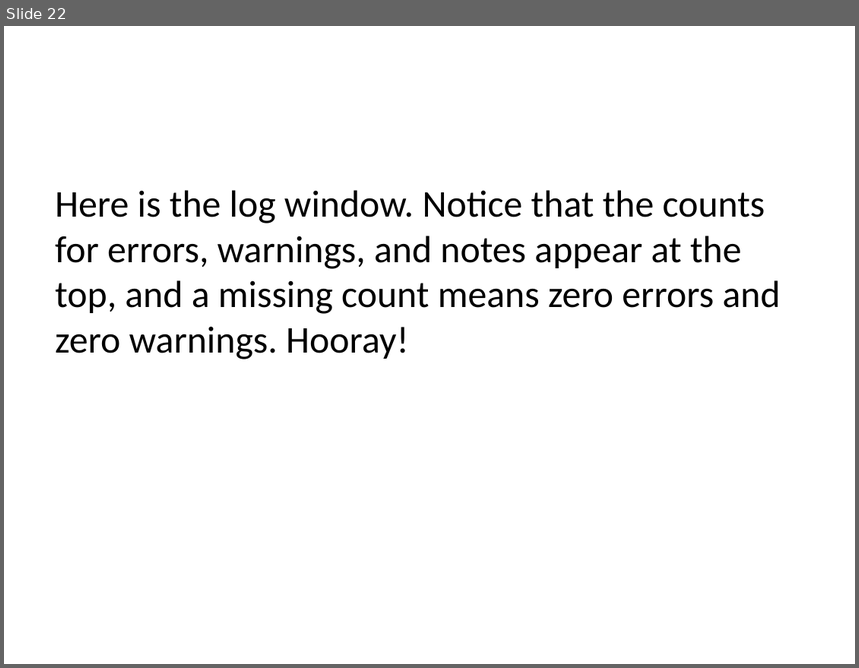
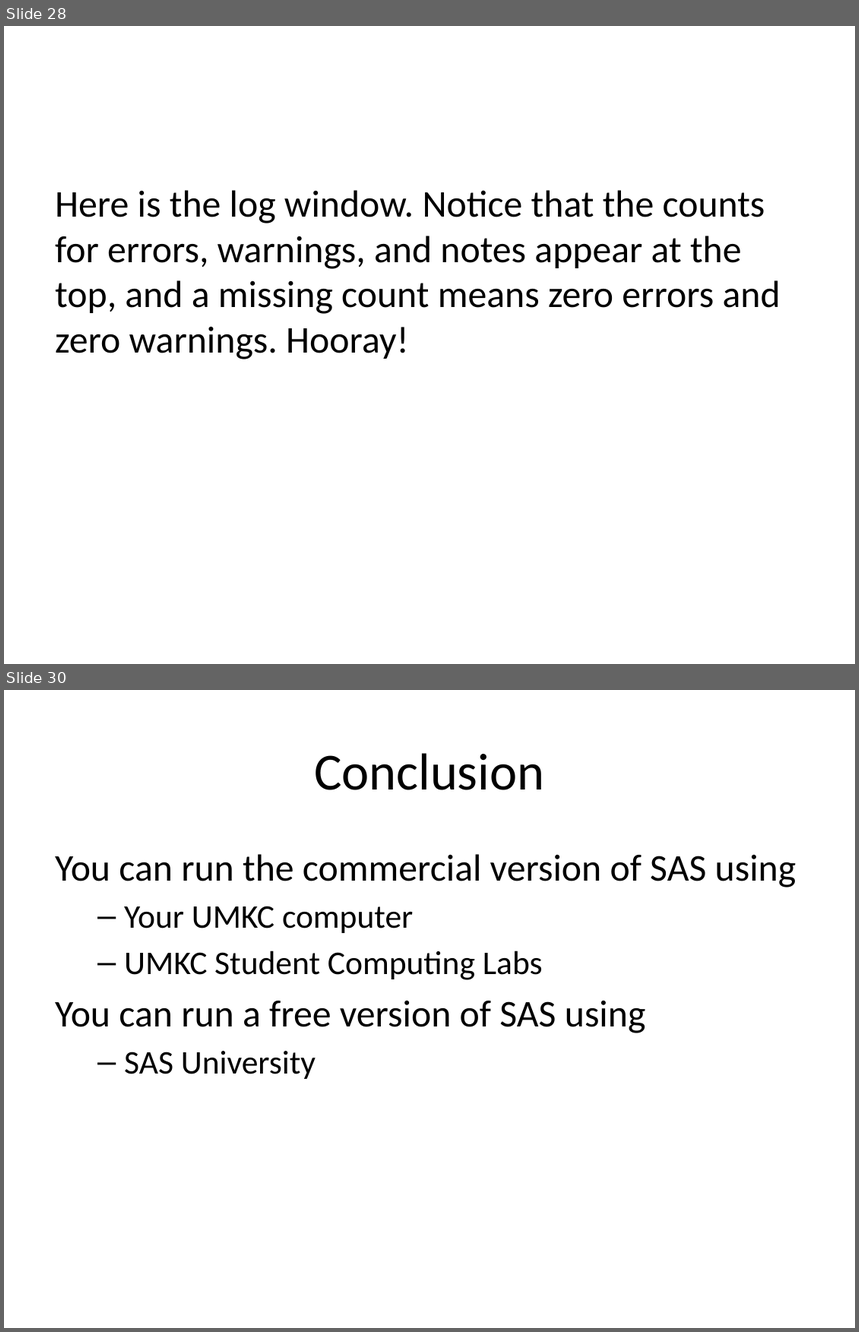
Before and after one commit to pmean/introduction-to-SAS, a slide deck: part0/src/getting-started.pptx. Shown one above the other, each under a label of ours: slide 22 before the commit, slides 28 and 30 after it; the slides between them are not shown. The pictures are 859x668 and 859x1332 pixels, drawn with LibreOffice and Linux fonts; fonts in the diff are those of the drawing. Boxes give left, top, right and bottom in pixels: in the first picture for what was removed or moved away, otherwise in the second. Text is boxed around its words. In the diff, an @@ line names an element or a change of style, - is before the commit and + after.

```diff
--- a/part0/src/getting-started.pptx
+++ b/part0/src/getting-started.pptx
@@ slide 30 added at (x1=4, y1=690, x2=855, y2=1328), background #FFFFFF @@
@@ title added at (x1=314, y1=753, x2=544, y2=790), 44 pt, text #000000 @@
+Conclusion
@@ text added at (x1=55, y1=854, x2=797, y2=1079), 32 pt, text #000000 @@
+You can run the commercial version of SAS using
+  – Your UMKC computer
+  – UMKC Student Computing Labs
+You can run a free version of SAS using
+  – SAS University
@@ what was slide 22 is now slide 28 @@
```
Also in this commit, not shown: 3 slides changed, 22 other slides added, 16 slides removed, 3 other files.
